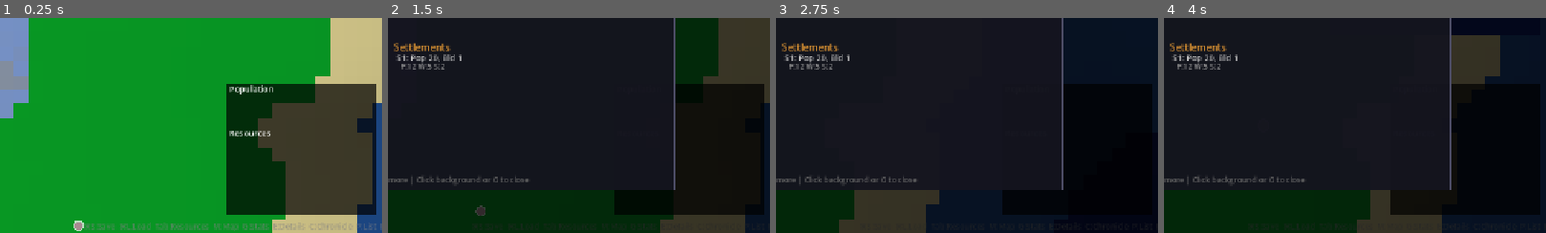
Above: before the commit, frames 1-4 (left to right).
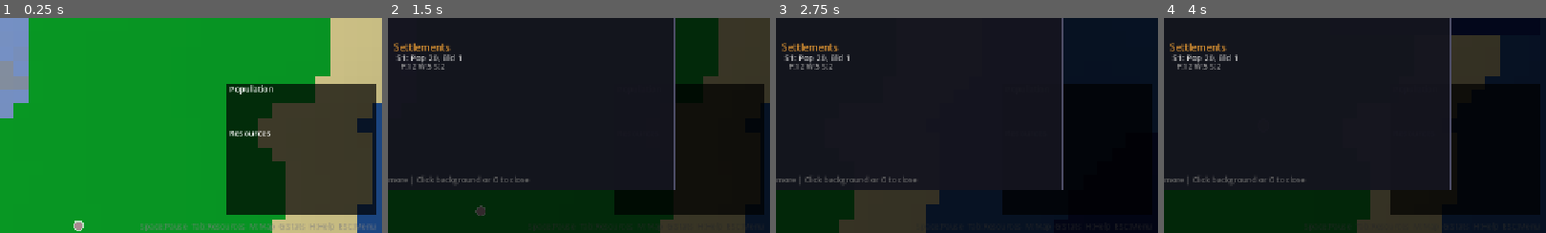
Above: after the commit, the same moments.

Repository: hyunlord/new-world
Game: Godot game, scene res://scenes/main/main.tscn
Same seed, same stepped clock (60 frames per second), same inputs: the game is played once before the commit and once after it.
Inputs (mouse positions are % of the whole screen's width and height, from its top left):
- Up to frame 1 (0.25 s): no input
- Up to frame 2 (1.5 s): tap Enter at 0.5 s; drag from (89, 23) to (60, 28) at 0.52 s; drag from (89, 81) to (45, 70) at 1.27 s
- Up to frame 3 (2.75 s): tap Space at 2 s; move the mouse to (50, 50) at 2.02 s; hold D from 2.03 s (still down); tap 0 at 2.1 s; click (50, 50) at 2.17 s; tap E at 2.3 s
- Up to frame 4 (4 s): release D at 2.75 s; drag from (45, 70) to (20, 35) at 2.77 s; tap Enter at 3.5 s; move the mouse to (80, 65) at 3.52 s; hold A from 3.53 s (still down); tap M at 3.6 s; click (80, 65) at 3.67 s; tap Space at 3.77 s; tap E at 3.8 s
The pictures show only the part of the screen within x 50-100%, y 50-100%; the shares and areas given below are measured in that part.

The runs differ from the first frame. In frame 1, 0.8% of the frame differs, in the area x 22-100%, y 95-100%; in frame 2, less than 0.1%; in frame 3, less than 0.1%; in frame 4, less than 0.1%.

Commit message:
feat: fix typed array load error + ESC pause menu (T-2021)
- save_manager.gd: replace `= []` with `.clear()` for typed Array[int] on binary load
- New pause_menu.gd: ESC opens game menu (Continue/Save/Load/Quit) with pause
- hud.gd: close_all_popups() returns bool, simplified key hints
- main.gd: ESC chains through popups → pause menu

Co-Authored-By: Claude Sonnet 4.5 <noreply@anthropic.com>

Diff:
--- a/scenes/main/main.gd
+++ b/scenes/main/main.gd
@@ -27,6 +27,7 @@
 const FamilySystem = preload("res://scripts/systems/family_system.gd")
 const MortalitySystem = preload("res://scripts/systems/mortality_system.gd")
 const ChildcareSystem = preload("res://scripts/systems/childcare_system.gd")
+const PauseMenuClass = preload("res://scripts/ui/pause_menu.gd")
 
 var sim_engine: RefCounted
 var world_data: RefCounted
@@ -39,6 +40,7 @@
 var settlement_manager: RefCounted
 var stats_recorder: RefCounted
 var relationship_manager: RefCounted
+var pause_menu: CanvasLayer
 
 var needs_system: RefCounted
 var behavior_system: RefCounted
@@ -183,6 +185,10 @@
 	entity_renderer.init(entity_manager, building_manager, resource_map)
 	building_renderer.init(building_manager, settlement_manager)
 	hud.init(sim_engine, entity_manager, building_manager, settlement_manager, world_data, camera, stats_recorder, relationship_manager)
+	pause_menu = PauseMenuClass.new()
+	pause_menu.save_requested.connect(_save_game)
+	pause_menu.load_requested.connect(_load_game)
+	add_child(pause_menu)
 
 	# Initialize name generator with sim RNG and entity manager
 	NameGenerator.init(sim_engine.rng, entity_manager)
@@ -426,7 +432,10 @@
 		else:
 			match event.keycode:
 				KEY_ESCAPE:
-					hud.close_all_popups()
+					if pause_menu.is_menu_visible():
+						pause_menu.hide_menu()
+					elif not hud.close_all_popups():
+						pause_menu.show_menu()
 				KEY_SPACE:
 					sim_engine.toggle_pause()
 				KEY_PERIOD:
--- a/scripts/core/save_manager.gd
+++ b/scripts/core/save_manager.gd
@@ -443,11 +443,11 @@
 		s.center_y = f.get_32()
 		s.founding_tick = f.get_32()
 		var mc: int = f.get_32()
-		s.member_ids = []
+		s.member_ids.clear()
 		for _j in range(mc):
 			s.member_ids.append(f.get_32())
 		var bc: int = f.get_32()
-		s.building_ids = []
+		s.building_ids.clear()
 		for _j in range(bc):
 			s.building_ids.append(f.get_32())
 		# v4+: culture_id (defaults to "proto_nature" for v3 saves)
--- a/scripts/ui/hud.gd
+++ b/scripts/ui/hud.gd
@@ -494,7 +494,7 @@
 
 func _build_key_hints() -> void:
 	_hint_label = Label.new()
-	_hint_label.text = "\u2318S:Save  \u2318L:Load  Tab:Resources  M:Map  G:Stats  E:Details  C:Chronicle  P:List  N:Day/Night  H:Help  Space:Pause"
+	_hint_label.text = "Space:Pause  Tab:Resources  M:Map  G:Stats  H:Help  ESC:Menu"
 	_hint_label.add_theme_font_size_override("font_size", GameConfig.get_font_size("hint"))
 	_hint_label.add_theme_color_override("font_color", Color(0.5, 0.5, 0.5, 0.6))
 	_tracked_labels.append({"node": _hint_label, "key": "hint"})
@@ -886,13 +886,14 @@
 			SimulationBus.pause_changed.emit(false)
 
 
-func close_all_popups() -> void:
+func close_all_popups() -> bool:
 	if _popup_manager != null and _popup_manager.is_any_visible():
 		_popup_manager.close_all()
-		return
+		return true
 	if _help_visible:
 		toggle_help()
-		return
+		return true
+	return false
 
 
 func open_entity_detail() -> void:
--- /dev/null
+++ b/scripts/ui/pause_menu.gd
@@ -0,0 +1,168 @@
+extends CanvasLayer
+## ESC pause menu — no class_name for headless compatibility.
+
+signal resume_requested
+signal save_requested
+signal load_requested
+signal quit_requested
+
+var _panel: PanelContainer
+var _visible: bool = false
+
+
+func _ready() -> void:
+	layer = 100
+	visible = false
+	process_mode = Node.PROCESS_MODE_ALWAYS
+	_build_ui()
+
+
+func _build_ui() -> void:
+	var backdrop := ColorRect.new()
+	backdrop.color = Color(0, 0, 0, 0.5)
+	backdrop.set_anchors_preset(Control.PRESET_FULL_RECT)
+	backdrop.mouse_filter = Control.MOUSE_FILTER_STOP
+	add_child(backdrop)
+
+	_panel = PanelContainer.new()
+	_panel.set_anchors_preset(Control.PRESET_CENTER)
+	_panel.offset_left = -160
+	_panel.offset_right = 160
+	_panel.offset_top = -180
+	_panel.offset_bottom = 180
+
+	var bg := StyleBoxFlat.new()
+	bg.bg_color = Color(0.08, 0.08, 0.12, 0.95)
+	bg.corner_radius_top_left = 8
+	bg.corner_radius_top_right = 8
+	bg.corner_radius_bottom_left = 8
+	bg.corner_radius_bottom_right = 8
+	bg.border_width_top = 2
+	bg.border_width_bottom = 2
+	bg.border_width_left = 2
+	bg.border_width_right = 2
+	bg.border_color = Color(0.3, 0.4, 0.5, 0.8)
+	bg.content_margin_left = 20
+	bg.content_margin_right = 20
+	bg.content_margin_top = 20
+	bg.content_margin_bottom = 20
+	_panel.add_theme_stylebox_override("panel", bg)
+
+	var vbox := VBoxContainer.new()
+	vbox.add_theme_constant_override("separation", 8)
+
+	var title := Label.new()
+	title.text = "GAME MENU"
+	title.add_theme_font_size_override("font_size", 22)
+	title.add_theme_color_override("font_color", Color(0.9, 0.9, 0.9))
+	title.horizontal_alignment = HORIZONTAL_ALIGNMENT_CENTER
+	vbox.add_child(title)
+
+	var spacer := Control.new()
+	spacer.custom_minimum_size = Vector2(0, 10)
+	vbox.add_child(spacer)
+
+	_add_button(vbox, "Continue", "", _on_continue)
+	_add_button(vbox, "Save Game", "Ctrl+S", _on_save)
+	_add_button(vbox, "Load Game", "Ctrl+L", _on_load)
+	_add_button(vbox, "Quit", "", _on_quit)
+
+	var spacer2 := Control.new()
+	spacer2.custom_minimum_size = Vector2(0, 10)
+	vbox.add_child(spacer2)
+
+	var hint := Label.new()
+	hint.text = "ESC to close"
+	hint.add_theme_font_size_override("font_size", 12)
+	hint.add_theme_color_override("font_color", Color(0.5, 0.5, 0.5))
+	hint.horizontal_alignment = HORIZONTAL_ALIGNMENT_CENTER
+	vbox.add_child(hint)
+
+	_panel.add_child(vbox)
+	add_child(_panel)
+
+
+func _add_button(parent: VBoxContainer, text: String, shortcut_hint: String, callback: Callable) -> void:
+	var btn := Button.new()
+	if shortcut_hint != "":
+		btn.text = "%s  (%s)" % [text, shortcut_hint]
+	else:
+		btn.text = text
+	btn.custom_minimum_size = Vector2(260, 40)
+	btn.add_theme_font_size_override("font_size", 16)
+
+	var normal := StyleBoxFlat.new()
+	normal.bg_color = Color(0.15, 0.18, 0.22, 0.9)
+	normal.corner_radius_top_left = 4
+	normal.corner_radius_top_right = 4
+	normal.corner_radius_bottom_left = 4
+	normal.corner_radius_bottom_right = 4
+	btn.add_theme_stylebox_override("normal", normal)
+
+	var hover := StyleBoxFlat.new()
+	hover.bg_color = Color(0.25, 0.3, 0.35, 0.9)
+	hover.corner_radius_top_left = 4
+	hover.corner_radius_top_right = 4
+	hover.corner_radius_bottom_left = 4
+	hover.corner_radius_bottom_right = 4
+	btn.add_theme_stylebox_override("hover", hover)
+
+	var pressed := StyleBoxFlat.new()
+	pressed.bg_color = Color(0.1, 0.12, 0.15, 0.9)
+	pressed.corner_radius_top_left = 4
+	pressed.corner_radius_top_right = 4
+	pressed.corner_radius_bottom_left = 4
+	pressed.corner_radius_bottom_right = 4
+	btn.add_theme_stylebox_override("pressed", pressed)
+
+	btn.pressed.connect(callback)
+	parent.add_child(btn)
+
+
+func toggle_menu() -> void:
+	_visible = not _visible
+	visible = _visible
+	get_tree().paused = _visible
+
+
+func show_menu() -> void:
+	_visible = true
+	visible = true
+	get_tree().paused = true
+
+
+func hide_menu() -> void:
+	_visible = false
+	visible = false
+	get_tree().paused = false
+
+
+func is_menu_visible() -> bool:
+	return _visible
+
+
+func _on_continue() -> void:
+	hide_menu()
+	resume_requested.emit()
+
+
+func _on_save() -> void:
+	hide_menu()
+	save_requested.emit()
+
+
+func _on_load() -> void:
+	hide_menu()
+	load_requested.emit()
+
+
+func _on_quit() -> void:
+	get_tree().quit()
+
+
+func _unhandled_input(event: InputEvent) -> void:
+	if not _visible:
+		return
+	if event is InputEventKey and event.pressed and not event.echo and event.keycode == KEY_ESCAPE:
+		hide_menu()
+		get_viewport().set_input_as_handled()
Not shown, changed: PROGRESS.md
